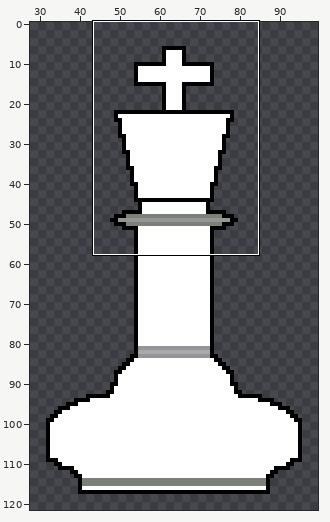
Edited in one commit: pixel-art file (aseprite/King_White.aseprite). Above: a wide view before the commit, with the close-up outlined.
Close-up. Before:
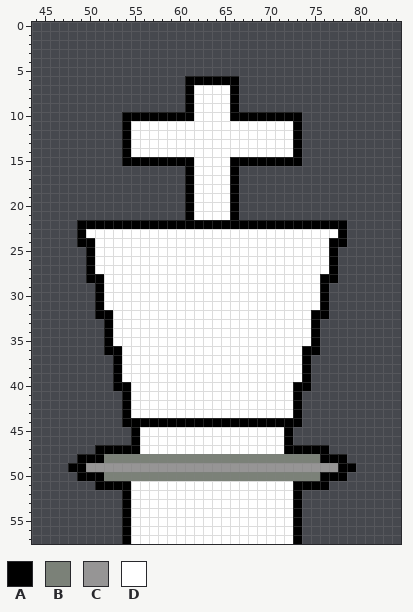
128x128 pixels, 1 frame. Shown: x 44..84, y 0..57. The wide view leaves out empty margins.
Palette (. is transparent): A #000000  B #7b8178  C #969595  D #ffffff
Pixels before, first column x 48:
 6 .............AAAAAA.............
 7 .............ADDDDA.............
 8 .............ADDDDA.............
 9 .............ADDDDA.............
10 ......AAAAAAAADDDDAAAAAAAA......
11 ......ADDDDDDDDDDDDDDDDDDA......
12 ......ADDDDDDDDDDDDDDDDDDA......
13 ......ADDDDDDDDDDDDDDDDDDA......
14 ......ADDDDDDDDDDDDDDDDDDA......
15 ......AAAAAAAADDDDAAAAAAAA......
16 .............ADDDDA.............
17 .............ADDDDA.............
18 .............ADDDDA.............
19 .............ADDDDA.............
20 .............ADDDDA.............
21 .............ADDDDA.............
22 .AAAAAAAAAAAAAAAAAAAAAAAAAAAAAA.
23 .ADDDDDDDDDDDDDDDDDDDDDDDDDDDDA.
24 .AADDDDDDDDDDDDDDDDDDDDDDDDDDAA.
25 ..ADDDDDDDDDDDDDDDDDDDDDDDDDDA..
26 ..ADDDDDDDDDDDDDDDDDDDDDDDDDDA..
27 ..ADDDDDDDDDDDDDDDDDDDDDDDDDDA..
28 ..AADDDDDDDDDDDDDDDDDDDDDDDDAA..
29 ...ADDDDDDDDDDDDDDDDDDDDDDDDA...
30 ...ADDDDDDDDDDDDDDDDDDDDDDDDA...
31 ...ADDDDDDDDDDDDDDDDDDDDDDDDA...
32 ...AADDDDDDDDDDDDDDDDDDDDDDAA...
33 ....ADDDDDDDDDDDDDDDDDDDDDDA....
34 ....ADDDDDDDDDDDDDDDDDDDDDDA....
35 ....ADDDDDDDDDDDDDDDDDDDDDDA....
36 ....AADDDDDDDDDDDDDDDDDDDDAA....
37 .....ADDDDDDDDDDDDDDDDDDDDA.....
38 .....ADDDDDDDDDDDDDDDDDDDDA.....
39 .....ADDDDDDDDDDDDDDDDDDDDA.....
40 .....AADDDDDDDDDDDDDDDDDDAA.....
41 ......ADDDDDDDDDDDDDDDDDDA......
42 ......ADDDDDDDDDDDDDDDDDDA......
43 ......ADDDDDDDDDDDDDDDDDDA......
44 ......AAAAAAAAAAAAAAAAAAAA......
45 .......ADDDDDDDDDDDDDDDDA.......
46 .......ADDDDDDDDDDDDDDDDA.......
47 ...AAAAADDDDDDDDDDDDDDDDAAAAA...
48 .AAABBBBBBBBBBBBBBBBBBBBBBBBAAA.
49 AACCCCCCCCCCCCCCCCCCCCCCCCCCCCAA
50 .AAABBBBBBBBBBBBBBBBBBBBBBBBAAA.
51 ...AAAADDDDDDDDDDDDDDDDDDAAAA...
52 ......ADDDDDDDDDDDDDDDDDDA......
53 ......ADDDDDDDDDDDDDDDDDDA......
54 ......ADDDDDDDDDDDDDDDDDDA......
55 ......ADDDDDDDDDDDDDDDDDDA......
56 ......ADDDDDDDDDDDDDDDDDDA......
57 ......ADDDDDDDDDDDDDDDDDDA......
After:
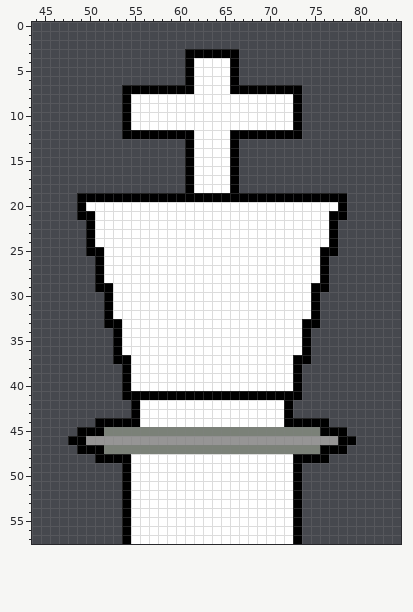
Change:
Changed rows in their new state; - is an unchanged pixel.
first column x 54:
 3 -------AAAAAA-------
 4 -------ADDDDA-------
 5 -------ADDDDA-------
 6 --------DDDD--------
 7 AAAAAAA------AAAAAAA
 8 ADDDDDDD----DDDDDDDA
 9 ADDDDDDD----DDDDDDDA
10 -DDDDDDD----DDDDDDD-
12 -AAAAAAA----AAAAAAA-
13 .......A----A.......
14 .......A----A.......
15 .......------.......
first column x 48:
19 -AAAAAAAAAAAA-AAAA-AAAAAAAAAAAA-
20 -ADDDDDDDDDDDD----DDDDDDDDDDDDA-
21 -AADDDDDDDDDDD----DDDDDDDDDDDAA-
22 -.-DDDDDDDDDDDDDDDDDDDDDDDDDD-.-
23 -.A--------------------------A.-
24 -.----------------------------.-
25 ---A------------------------A---
26 --.A------------------------A.--
27 --.A------------------------A.--
28 --.--------------------------.--
29 ----A----------------------A----
30 ---.A----------------------A.---
31 ---.A----------------------A.---
32 ---.------------------------.---
33 -----A--------------------A-----
34 ----.A--------------------A.----
35 ----.A--------------------A.----
36 ----.----------------------.----
37 ------A------------------A------
38 -----.A------------------A.-----
39 -----.A------------------A.-----
40 -----.--------------------.-----
41 -------AAAAAAAAAAAAAAAAAA-------
42 ------.A----------------A.------
43 ------.A----------------A.------
44 ---AAA--DDDDDDDDDDDDDDDD--AAA---
45 -AAABBBBBBBBBBBBBBBBBBBBBBBBAAA-
46 AACCCCCCCCCCCCCCCCCCCCCCCCCCCCAA
47 -AA-BBBBBBBBBBBBBBBBBBBBBBBB-AA-
48 -..-AAADDDDDDDDDDDDDDDDDDAAA-..-
49 ......ADDDDDDDDDDDDDDDDDDA......
50 -.....ADDDDDDDDDDDDDDDDDDA.....-
51 ---...--------------------...---
Changed places in both close-ups, as pixel boxes (x1, y1, x2, y2):
changed: (68, 49, 356, 490)
